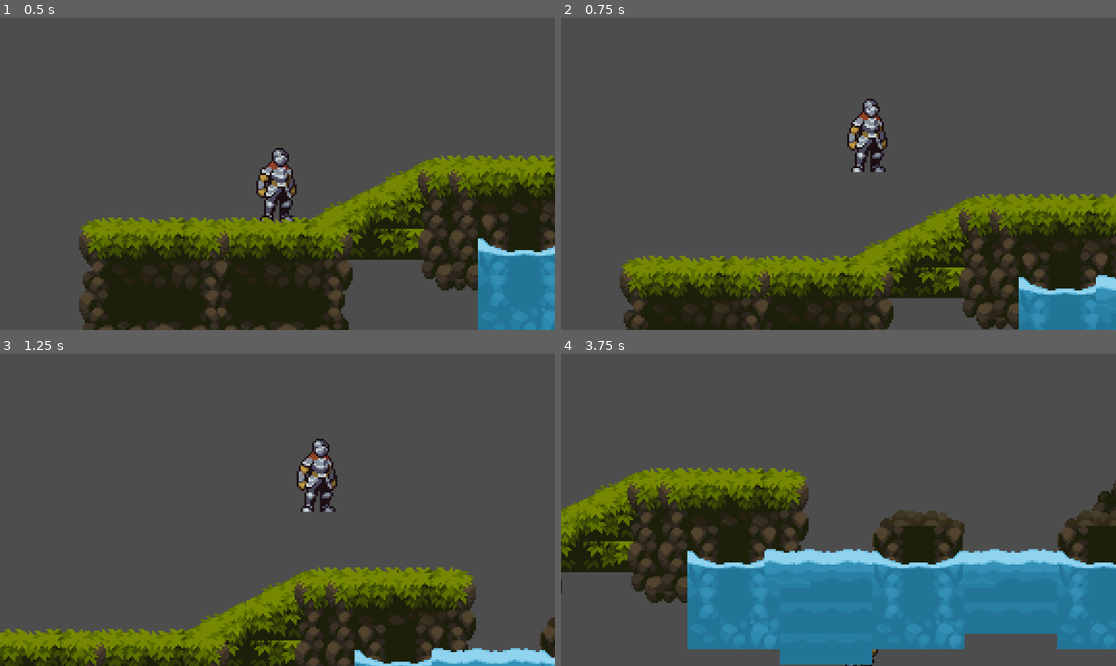
Above: before the commit, frames 1-4 (two rows, left to right).
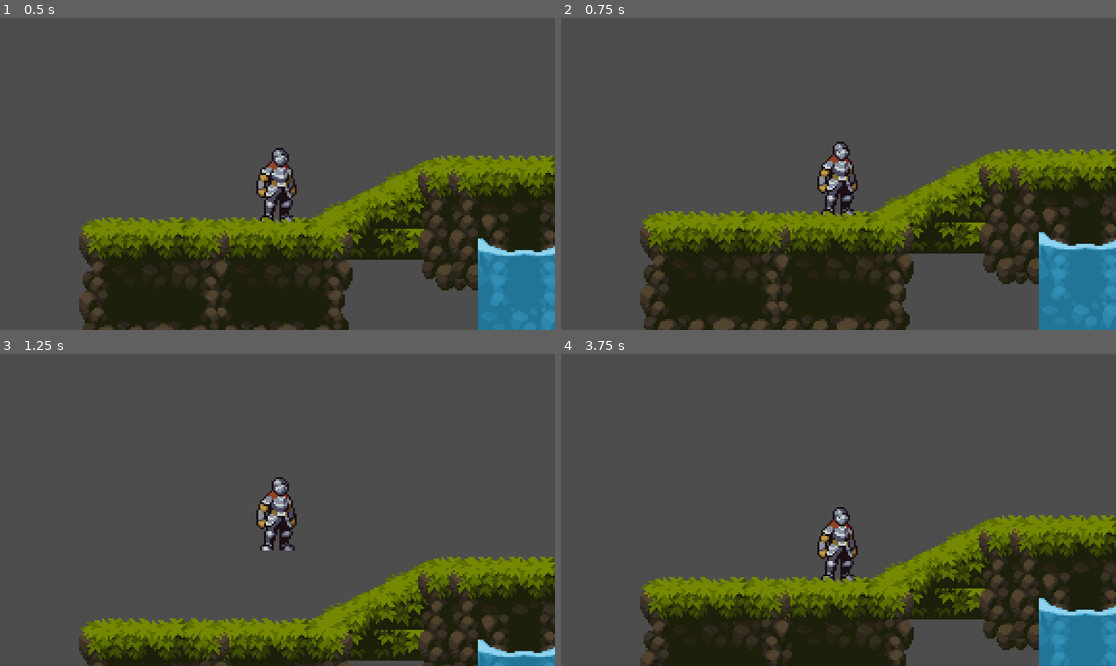
Above: after the commit, the same moments.

Repository: Prab999/Csci45-GameProject
Game: Godot game, scene res://scenes/game.tscn
Same seed, same stepped clock (60 frames per second), same inputs: the game is played once before the commit and once after it.
Inputs:
- Up to frame 1 (0.5 s): no input
- Up to frame 2 (0.75 s): tap Enter (ui_accept) at 0.5, 0.6 s; hold Right (ui_right) from 0.53 s (still down)
- Up to frame 3 (1.25 s): keep holding Right (ui_right); tap Space (jump, bound only after the commit) at 0.77, 0.8, 1.07 s
- Up to frame 4 (3.75 s): tap Space (jump, bound only after the commit) at 1.35, 1.52, 1.82, 2.3, 3.02, 3.32, 3.6 s; tap Enter (ui_accept) at 1.55, 2.1, 2.85 s; release Right (ui_right) at 2.03 s; hold Left (ui_left) 2.03-2.78 s; hold Right (ui_right) from 2.78 s (still down)

Frame 1 is identical in both runs. In frame 2, 31% of the frame differs, in the area x 10-100%, y 25-100%; in frame 3, 21%; in frame 4, 45%, in the area x 0-100%, y 36-100%.

Commit message:
animations
Added in some movement animations, and worked on parts of movement script

Diff:
--- a/project.godot
+++ b/project.godot
@@ -15,6 +15,25 @@
 config/features=PackedStringArray("4.3", "Forward Plus")
 config/icon="res://icon.svg"
 
+[input]
+
+right={
+"deadzone": 0.5,
+"events": [Object(InputEventKey,"resource_local_to_scene":false,"resource_name":"","device":-1,"window_id":0,"alt_pressed":false,"shift_pressed":false,"ctrl_pressed":false,"meta_pressed":false,"pressed":false,"keycode":0,"physical_keycode":68,"key_label":0,"unicode":100,"location":0,"echo":false,"script":null)
+]
+}
+left={
+"deadzone": 0.5,
+"events": [Object(InputEventKey,"resource_local_to_scene":false,"resource_name":"","device":-1,"window_id":0,"alt_pressed":false,"shift_pressed":false,"ctrl_pressed":false,"meta_pressed":false,"pressed":false,"keycode":0,"physical_keycode":65,"key_label":0,"unicode":97,"location":0,"echo":false,"script":null)
+]
+}
+jump={
+"deadzone": 0.5,
+"events": [Object(InputEventKey,"resource_local_to_scene":false,"resource_name":"","device":-1,"window_id":0,"alt_pressed":false,"shift_pressed":false,"ctrl_pressed":false,"meta_pressed":false,"pressed":false,"keycode":0,"physical_keycode":32,"key_label":0,"unicode":32,"location":0,"echo":false,"script":null)
+, Object(InputEventKey,"resource_local_to_scene":false,"resource_name":"","device":-1,"window_id":0,"alt_pressed":false,"shift_pressed":false,"ctrl_pressed":false,"meta_pressed":false,"pressed":false,"keycode":0,"physical_keycode":87,"key_label":0,"unicode":119,"location":0,"echo":false,"script":null)
+]
+}
+
 [rendering]
 
 textures/canvas_textures/default_texture_filter=0
--- a/scenes/player.tscn
+++ b/scenes/player.tscn
@@ -1,7 +1,104 @@
-[gd_scene load_steps=15 format=3 uid="uid://vtb0ph2qh8rh"]
+[gd_scene load_steps=53 format=3 uid="uid://vtb0ph2qh8rh"]
 
 [ext_resource type="Script" path="res://scripts/player.gd" id="1_w0bat"]
 [ext_resource type="Texture2D" uid="uid://cqhaayc63nevy" path="res://assets/Knight-Colour2/Outline/120x80_PNGSheets/_Idle.png" id="2_3hj8k"]
+[ext_resource type="Texture2D" uid="uid://b2he1816tu4tl" path="res://assets/Knight-Colour2/Outline/120x80_PNGSheets/_Attack.png" id="2_t4fb4"]
+[ext_resource type="Texture2D" uid="uid://mcmgq1dk0oko" path="res://assets/Knight-Colour2/Outline/120x80_PNGSheets/_Attack2.png" id="3_avkmr"]
+[ext_resource type="Texture2D" uid="uid://bntjqsdbnlw7e" path="res://assets/Knight-Colour2/Outline/120x80_PNGSheets/_Death.png" id="4_hri0i"]
+[ext_resource type="Texture2D" uid="uid://bvby5ejbn1pjl" path="res://assets/Knight-Colour2/Outline/120x80_PNGSheets/_Fall.png" id="5_6p62b"]
+[ext_resource type="Texture2D" uid="uid://be1ha5bsi82mj" path="res://assets/Knight-Colour2/Outline/120x80_PNGSheets/_Run.png" id="7_nk17h"]
+
+[sub_resource type="AtlasTexture" id="AtlasTexture_y22d2"]
+atlas = ExtResource("2_t4fb4")
+region = Rect2(0, 0, 120, 80)
+
+[sub_resource type="AtlasTexture" id="AtlasTexture_unsv8"]
+atlas = ExtResource("2_t4fb4")
+region = Rect2(120, 0, 120, 80)
+
+[sub_resource type="AtlasTexture" id="AtlasTexture_5waad"]
+atlas = ExtResource("2_t4fb4")
+region = Rect2(240, 0, 120, 80)
+
+[sub_resource type="AtlasTexture" id="AtlasTexture_s4vao"]
+atlas = ExtResource("2_t4fb4")
+region = Rect2(360, 0, 120, 80)
+
+[sub_resource type="AtlasTexture" id="AtlasTexture_3lxe8"]
+atlas = ExtResource("3_avkmr")
+region = Rect2(0, 0, 120, 80)
+
+[sub_resource type="AtlasTexture" id="AtlasTexture_5pkav"]
+atlas = ExtResource("3_avkmr")
+region = Rect2(120, 0, 120, 80)
+
+[sub_resource type="AtlasTexture" id="AtlasTexture_klmc6"]
+atlas = ExtResource("3_avkmr")
+region = Rect2(240, 0, 120, 80)
+
+[sub_resource type="AtlasTexture" id="AtlasTexture_cispu"]
+atlas = ExtResource("3_avkmr")
+region = Rect2(360, 0, 120, 80)
+
+[sub_resource type="AtlasTexture" id="AtlasTexture_kenrk"]
+atlas = ExtResource("3_avkmr")
+region = Rect2(480, 0, 120, 80)
+
+[sub_resource type="AtlasTexture" id="AtlasTexture_60n8p"]
+atlas = ExtResource("3_avkmr")
+region = Rect2(600, 0, 120, 80)
+
+[sub_resource type="AtlasTexture" id="AtlasTexture_gv084"]
+atlas = ExtResource("4_hri0i")
+region = Rect2(0, 0, 120, 80)
+
+[sub_resource type="AtlasTexture" id="AtlasTexture_h6dkj"]
+atlas = ExtResource("4_hri0i")
+region = Rect2(120, 0, 120, 80)
+
+[sub_resource type="AtlasTexture" id="AtlasTexture_x3q81"]
+atlas = ExtResource("4_hri0i")
+region = Rect2(240, 0, 120, 80)
+
+[sub_resource type="AtlasTexture" id="AtlasTexture_u2sox"]
+atlas = ExtResource("4_hri0i")
+region = Rect2(360, 0, 120, 80)
+
+[sub_resource type="AtlasTexture" id="AtlasTexture_7w6ec"]
+atlas = ExtResource("4_hri0i")
+region = Rect2(480, 0, 120, 80)
+
+[sub_resource type="AtlasTexture" id="AtlasTexture_l42wi"]
+atlas = ExtResource("4_hri0i")
+region = Rect2(600, 0, 120, 80)
+
+[sub_resource type="AtlasTexture" id="AtlasTexture_pu3bs"]
+atlas = ExtResource("4_hri0i")
+region = Rect2(720, 0, 120, 80)
+
+[sub_resource type="AtlasTexture" id="AtlasTexture_wsi32"]
+atlas = ExtResource("4_hri0i")
+region = Rect2(840, 0, 120, 80)
+
+[sub_resource type="AtlasTexture" id="AtlasTexture_50mwn"]
+atlas = ExtResource("4_hri0i")
+region = Rect2(960, 0, 120, 80)
+
+[sub_resource type="AtlasTexture" id="AtlasTexture_pa0qi"]
+atlas = ExtResource("4_hri0i")
+region = Rect2(1080, 0, 120, 80)
+
+[sub_resource type="AtlasTexture" id="AtlasTexture_lq8h1"]
+atlas = ExtResource("5_6p62b")
+region = Rect2(0, 0, 120, 80)
+
+[sub_resource type="AtlasTexture" id="AtlasTexture_2c7mx"]
+atlas = ExtResource("5_6p62b")
+region = Rect2(120, 0, 120, 80)
+
+[sub_resource type="AtlasTexture" id="AtlasTexture_ue6w5"]
+atlas = ExtResource("5_6p62b")
+region = Rect2(240, 0, 120, 80)
 
 [sub_resource type="AtlasTexture" id="AtlasTexture_2p30v"]
 atlas = ExtResource("2_3hj8k")
@@ -41,12 +138,141 @@
 
 [sub_resource type="AtlasTexture" id="AtlasTexture_aqf4m"]
 atlas = ExtResource("2_3hj8k")
+region = Rect2(1080, 0, 120, 80)
+
+[sub_resource type="AtlasTexture" id="AtlasTexture_am8md"]
+atlas = ExtResource("7_nk17h")
+region = Rect2(0, 0, 120, 80)
+
+[sub_resource type="AtlasTexture" id="AtlasTexture_af8bc"]
+atlas = ExtResource("7_nk17h")
+region = Rect2(120, 0, 120, 80)
+
+[sub_resource type="AtlasTexture" id="AtlasTexture_wionn"]
+atlas = ExtResource("7_nk17h")
+region = Rect2(240, 0, 120, 80)
+
+[sub_resource type="AtlasTexture" id="AtlasTexture_eopio"]
+atlas = ExtResource("7_nk17h")
+region = Rect2(360, 0, 120, 80)
+
+[sub_resource type="AtlasTexture" id="AtlasTexture_8o50t"]
+atlas = ExtResource("7_nk17h")
+region = Rect2(480, 0, 120, 80)
+
+[sub_resource type="AtlasTexture" id="AtlasTexture_wywok"]
+atlas = ExtResource("7_nk17h")
+region = Rect2(600, 0, 120, 80)
+
+[sub_resource type="AtlasTexture" id="AtlasTexture_yug4t"]
+atlas = ExtResource("7_nk17h")
+region = Rect2(720, 0, 120, 80)
+
+[sub_resource type="AtlasTexture" id="AtlasTexture_2a161"]
+atlas = ExtResource("7_nk17h")
+region = Rect2(840, 0, 120, 80)
+
+[sub_resource type="AtlasTexture" id="AtlasTexture_2nqe6"]
+atlas = ExtResource("7_nk17h")
+region = Rect2(960, 0, 120, 80)
+
+[sub_resource type="AtlasTexture" id="AtlasTexture_00gm2"]
+atlas = ExtResource("7_nk17h")
 region = Rect2(1080, 0, 120, 80)
 
 [sub_resource type="SpriteFrames" id="SpriteFrames_oyk45"]
 animations = [{
 "frames": [{
 "duration": 1.0,
+"texture": SubResource("AtlasTexture_y22d2")
+}, {
+"duration": 1.0,
+"texture": SubResource("AtlasTexture_unsv8")
+}, {
+"duration": 1.0,
+"texture": SubResource("AtlasTexture_5waad")
+}, {
+"duration": 1.0,
+"texture": SubResource("AtlasTexture_s4vao")
+}],
+"loop": false,
+"name": &"attack-default",
+"speed": 10.0
+}, {
+"frames": [{
+"duration": 1.0,
+"texture": SubResource("AtlasTexture_3lxe8")
+}, {
+"duration": 1.0,
+"texture": SubResource("AtlasTexture_5pkav")
+}, {
+"duration": 1.0,
+"texture": SubResource("AtlasTexture_klmc6")
+}, {
+"duration": 1.0,
+"texture": SubResource("AtlasTexture_cispu")
+}, {
+"duration": 1.0,
+"texture": SubResource("AtlasTexture_kenrk")
+}, {
+"duration": 1.0,
+"texture": SubResource("AtlasTexture_60n8p")
+}],
+"loop": false,
+"name": &"attack-special",
+"speed": 10.0
+}, {
+"frames": [{
+"duration": 1.0,
+"texture": SubResource("AtlasTexture_gv084")
+}, {
+"duration": 1.0,
+"texture": SubResource("AtlasTexture_h6dkj")
+}, {
+"duration": 1.0,
+"texture": SubResource("AtlasTexture_x3q81")
+}, {
+"duration": 1.0,
+"texture": SubResource("AtlasTexture_u2sox")
+}, {
+"duration": 1.0,
+"texture": SubResource("AtlasTexture_7w6ec")
+}, {
+"duration": 1.0,
+"texture": SubResource("AtlasTexture_l42wi")
+}, {
+"duration": 1.0,
+"texture": SubResource("AtlasTexture_pu3bs")
+}, {
+"duration": 1.0,
+"texture": SubResource("AtlasTexture_wsi32")
+}, {
+"duration": 1.0,
+"texture": SubResource("AtlasTexture_50mwn")
+}, {
+"duration": 1.0,
+"texture": SubResource("AtlasTexture_pa0qi")
+}],
+"loop": false,
+"name": &"death",
+"speed": 8.0
+}, {
+"frames": [{
+"duration": 1.0,
+"texture": SubResource("AtlasTexture_lq8h1")
+}, {
+"duration": 1.0,
+"texture": SubResource("AtlasTexture_2c7mx")
+}, {
+"duration": 1.0,
+"texture": SubResource("AtlasTexture_ue6w5")
+}],
+"loop": true,
+"name": &"fall",
+"speed": 5.0
+}, {
+"frames": [{
+"duration": 1.0,
 "texture": SubResource("AtlasTexture_2p30v")
 }, {
 "duration": 1.0,
@@ -78,6 +304,41 @@
 }],
 "loop": true,
 "name": &"idle",
+"speed": 10.0
+}, {
+"frames": [{
+"duration": 1.0,
+"texture": SubResource("AtlasTexture_am8md")
+}, {
+"duration": 1.0,
+"texture": SubResource("AtlasTexture_af8bc")
+}, {
+"duration": 1.0,
+"texture": SubResource("AtlasTexture_wionn")
+}, {
+"duration": 1.0,
+"texture": SubResource("AtlasTexture_eopio")
+}, {
+"duration": 1.0,
+"texture": SubResource("AtlasTexture_8o50t")
+}, {
+"duration": 1.0,
+"texture": SubResource("AtlasTexture_wywok")
+}, {
+"duration": 1.0,
+"texture": SubResource("AtlasTexture_yug4t")
+}, {
+"duration": 1.0,
+"texture": SubResource("AtlasTexture_2a161")
+}, {
+"duration": 1.0,
+"texture": SubResource("AtlasTexture_2nqe6")
+}, {
+"duration": 1.0,
+"texture": SubResource("AtlasTexture_00gm2")
+}],
+"loop": true,
+"name": &"run",
 "speed": 10.0
 }]
 
@@ -93,7 +354,6 @@
 sprite_frames = SubResource("SpriteFrames_oyk45")
 animation = &"idle"
 autoplay = "idle"
-frame_progress = 0.0179706
 
 [node name="CollisionShape2D" type="CollisionShape2D" parent="."]
 position = Vector2(-4, 2)
--- a/scripts/player.gd
+++ b/scripts/player.gd
@@ -1,9 +1,11 @@
 extends CharacterBody2D
 
+@onready var animated_sprite = $AnimatedSprite2D
 
 const SPEED = 130.0
-const JUMP_VELOCITY = -300.0
+const jump_power = -300.0
 
+var gravity = 900
 
 func _physics_process(delta: float) -> void:
 	# Add the gravity.
@@ -11,15 +13,30 @@
 		velocity += get_gravity() * delta
 
 	# Handle jump.
-	if Input.is_action_just_pressed("ui_accept") and is_on_floor():
-		velocity.y = JUMP_VELOCITY
+	if Input.is_action_just_pressed("jump") and is_on_floor():
+		velocity.y = jump_power
 
 	# Get the input direction and handle the movement/deceleration.
 	# As good practice, you should replace UI actions with custom gameplay actions.
-	var direction := Input.get_axis("ui_left", "ui_right")
+	var direction := Input.get_axis("left", "right")
 	if direction:
 		velocity.x = direction * SPEED
 	else:
 		velocity.x = move_toward(velocity.x, 0, SPEED)
 
 	move_and_slide()
+	handle_movement_animation(direction)
+
+func handle_movement_animation(direction):
+	if is_on_floor():
+		if !velocity:
+			animated_sprite.play("idle")
+		if velocity:
+			animated_sprite.play("run")
+			toggle_flip_sprite(direction)
+
+func toggle_flip_sprite(direction):
+	if direction == 1:
+		animated_sprite.flip_h = false
+	if direction == -1:
+		animated_sprite.flip_h = true
